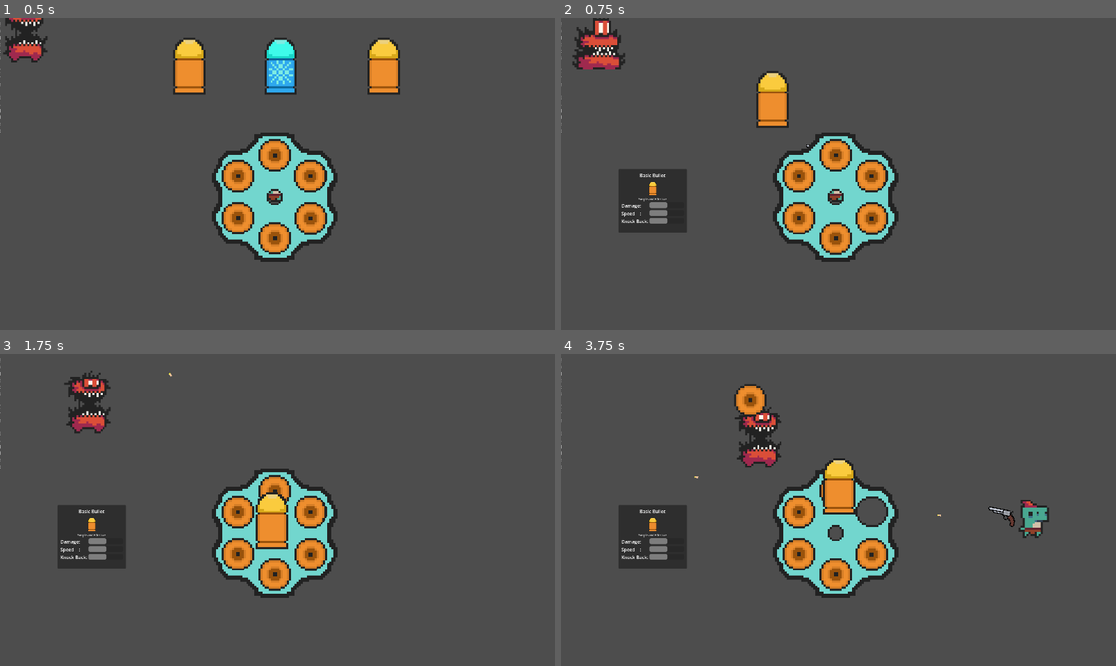
Above: before the commit, frames 1-4 (two rows, left to right).
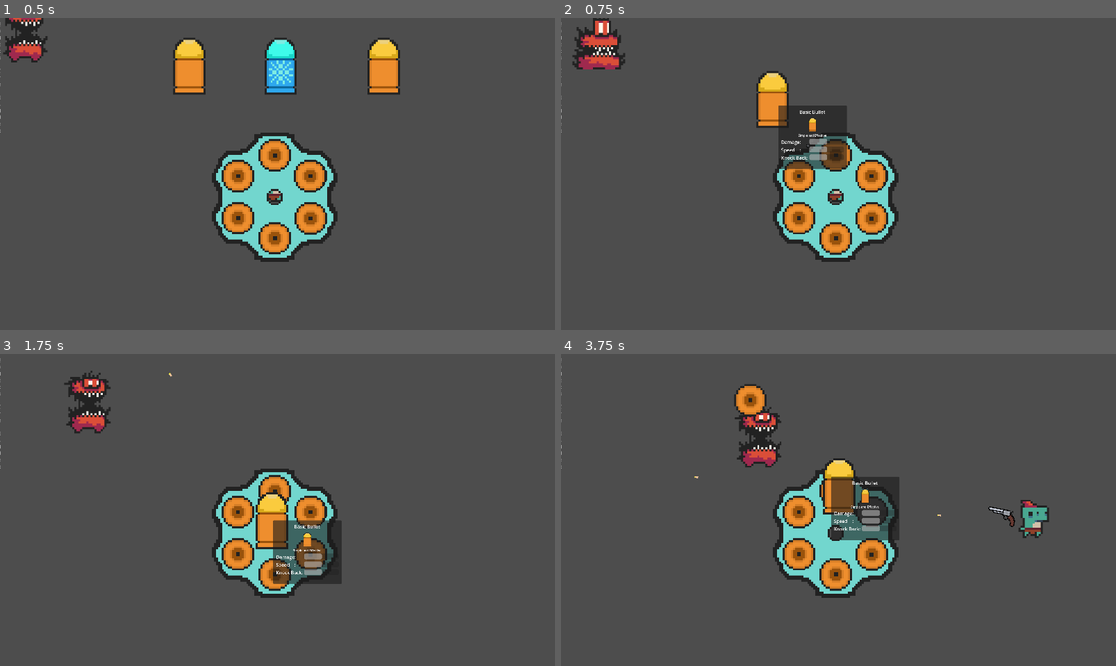
Above: after the commit, the same moments.

Repository: Meemog/GMTK2025
Game: Godot game, scene res://Scenes/tmp.tscn
Same seed, same stepped clock (60 frames per second), same inputs: the game is played once before the commit and once after it. This scene is started directly instead of the project's main scene.
Inputs (mouse positions are in pixels of both pictures, inside the frame that each line leads up to):
- Up to frame 1 (0.5 s): no input
- Up to frame 2 (0.75 s): drag from (749, 64) to (832, 183) at 0.52 s
- Up to frame 3 (1.75 s): drag from (194, 407) to (271, 519) at 1.27 s
- Up to frame 4 (3.75 s): move the mouse to (755, 407) at 2.02 s; hold D (right) 2.03-2.75 s; tap Space (dash) at 2.1 s; click (755, 407) at 2.17 s; drag from (838, 494) to (766, 413) at 2.77 s; drag from (871, 513) to (749, 400) at 3.52 s

Frame 1 is identical in both runs. In frame 2, 4.6% of the frame differs, in the area x 10-52%, y 28-69%; in frame 3, 4.5%; in frame 4, 4.5%.
Error in both runs: Invalid access to property or key 'damage' on a base object of type 'Area2D'. (res://Scripts/enemy.gd:16)

Commit message:
Fixed Matt's spaghetti by adding more spaghetti

Diff:
--- a/main/Scenes/BulletUI/bullet_tool_tip.gd
+++ b/main/Scenes/BulletUI/bullet_tool_tip.gd
@@ -23,7 +23,8 @@
     hide()
 
 func _process(delta: float) -> void:
-    pass
+    var mouse_location = get_viewport().get_mouse_position()
+    position = mouse_location
 
 func _on_tooltip_requested(bullet : Bullet) -> void:
     is_visable = true
--- a/main/Scripts/BulletUI/chamber.gd
+++ b/main/Scripts/BulletUI/chamber.gd
@@ -11,10 +11,9 @@
     bullet_manager = get_tree().get_nodes_in_group("BULLET_UI_MANAGER")[0]
 
 func insert_bullet(bullet : BulletUI) -> void:
-    # This works but holy shit it is dirty!!! Oscar plz fix when possible!
+    # This works but holy shit it is dirty!!! Oscar fixed :3
     if current_bullet:
         if bullet.chambered:
-            current_bullet.reparent(bullet.chamber)
             current_bullet.return_position = bullet.return_position
             current_bullet.chambered = true
             current_bullet.chamber = bullet.chamber
@@ -32,4 +31,8 @@
     bullet.chamber = self
     bullet.switch_view(false)
     current_bullet = bullet
+    if current_bullet:
+        if bullet.chambered:
+            current_bullet.reparent(bullet.chamber)
+
     new_bullet_inserted.emit(self, bullet.data)
